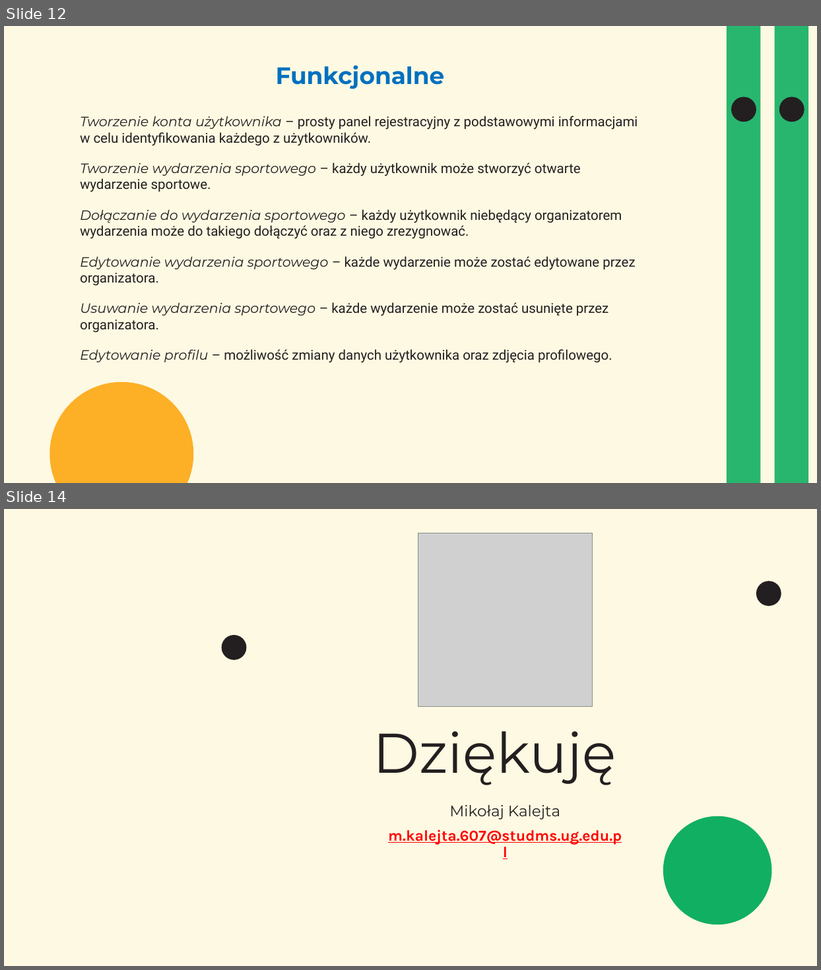
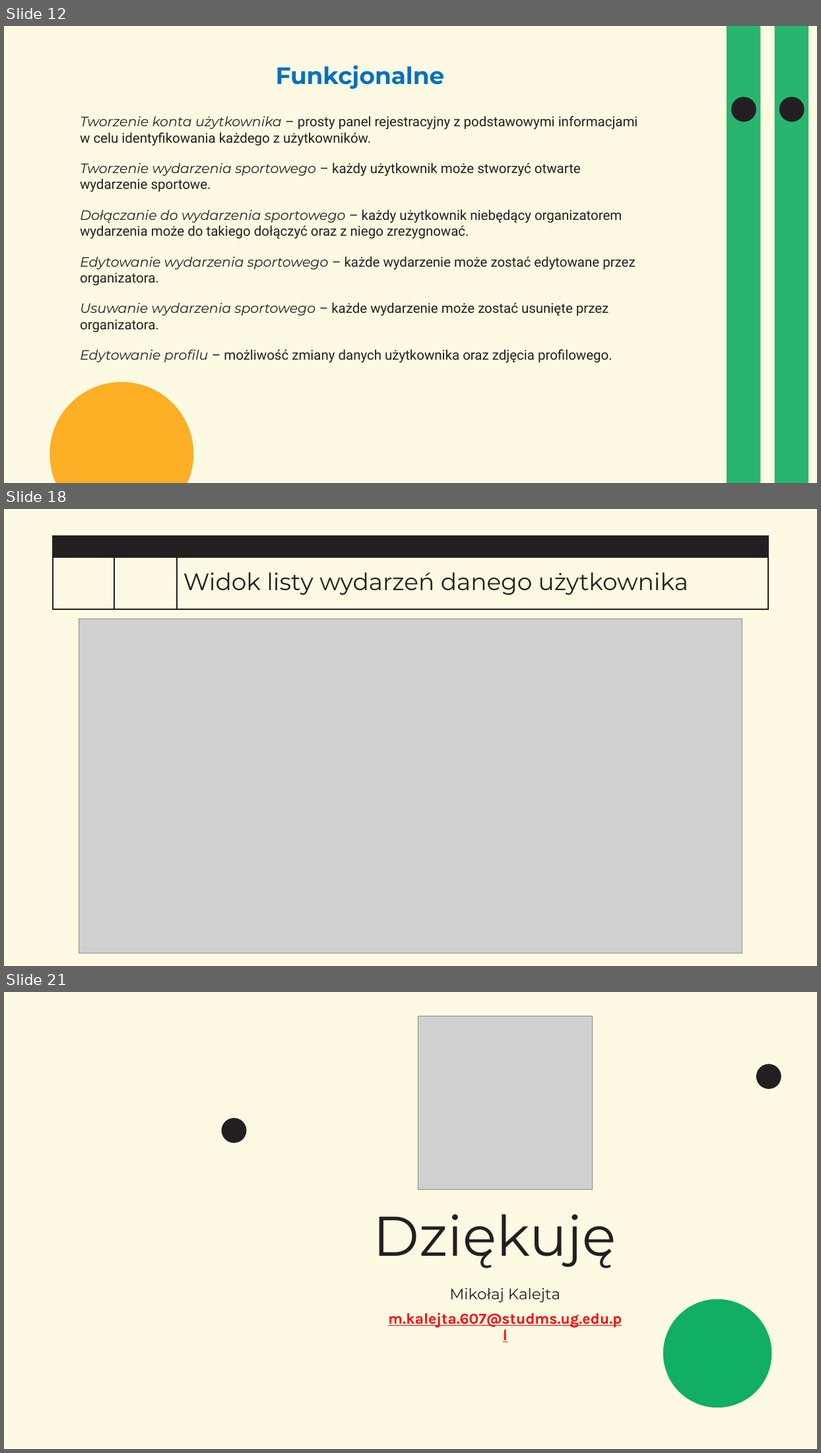
Before and after one commit to mkalejta/wspolczesne_zastosowania_informatyki, a slide deck: Aplikacja Sports Joiner.pptx. Shown one above the other, each under a label of ours: slides 12 and 14 before the commit, slides 12, 18 and 21 after it; the slides between them are not shown. The pictures are 821x970 and 821x1453 pixels, drawn with LibreOffice and Linux fonts; fonts in the diff are those of the drawing; grey boxes stand for pictures; background and template pictures are left out. Boxes give left, top, right and bottom in pixels: in the first picture for what was removed or moved away, otherwise in the second. Text is boxed around its words. In the diff, an @@ line names an element or a change of style, - is before the commit and + after.

Commit message:
Makiety ramek i interfejsów użytkownika

```diff
--- a/Aplikacja Sports Joiner.pptx
+++ b/Aplikacja Sports Joiner.pptx
@@ slide 18 added at (4, 509, 817, 966), background #FDF9E2 @@
@@ rectangle added at (53, 536, 768, 557), fill #231F20, outline #231F20 1.25 pt @@
@@ rectangle added at (53, 557, 768, 609), fill #FDF9E2, outline #231F20 1.25 pt @@
@@ line added from (114, 557) to (114, 609), #231F20 1.25 pt @@
@@ line added from (177, 557) to (177, 609), #231F20 1.25 pt @@
@@ title added at (184, 572, 688, 595), 28 pt, text #231F20 @@
+Widok listy wydarzeń danego użytkownika
@@ picture added at (79, 619, 743, 954) @@
@@ what was slide 14 is now slide 21 @@
```
Also in this commit, not shown: 1 slide changed, 6 other slides added.
